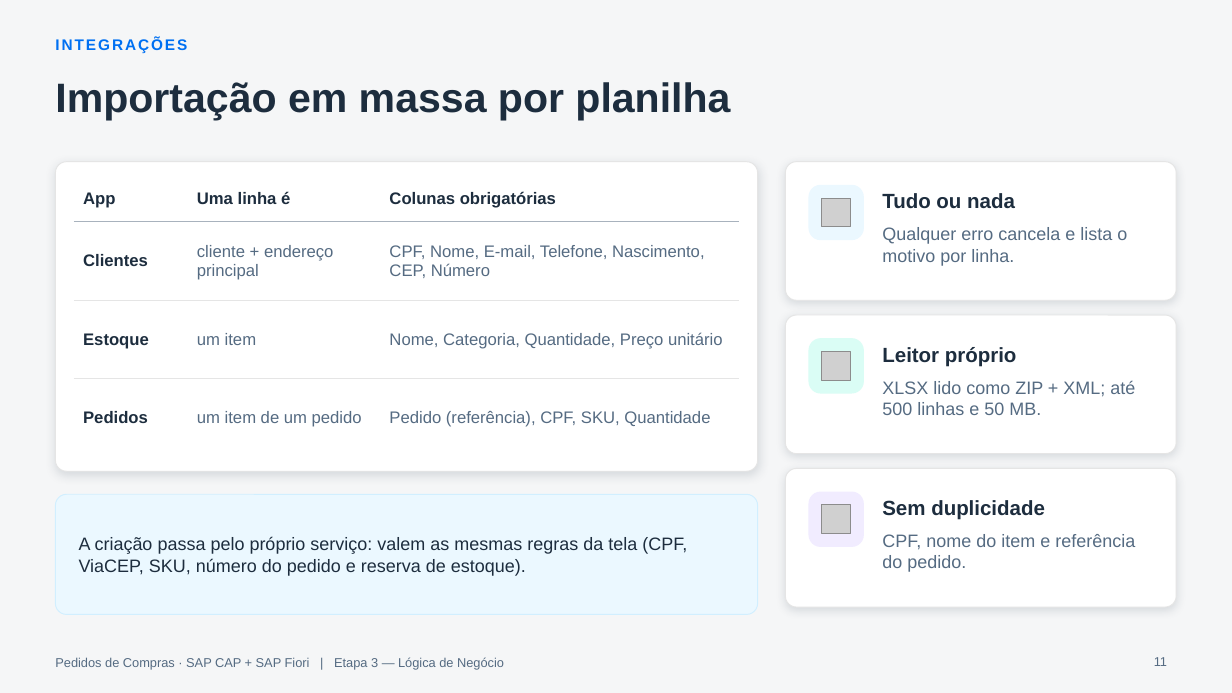
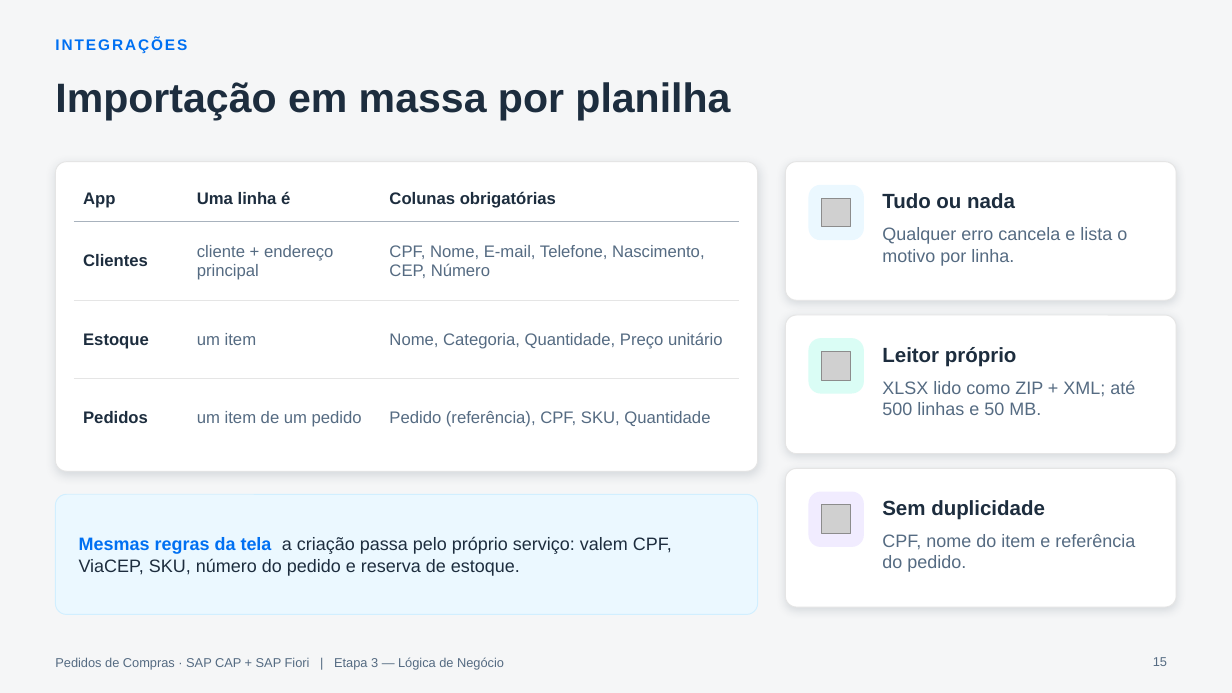
Before and after one commit to AdrianoBispo/sap-cap-nodejs-pedidos-de-compras-app, a slide deck: slide 15 of docs/apresentacoes/03-logica-de-negocio.pptx (slide 11 before the commit). Drawn at 1232x693 pixels with LibreOffice and Linux fonts; fonts in the diff are those of the drawing; grey boxes stand for pictures. Boxes give left, top, right and bottom in pixels: in the first picture for what was removed or moved away, otherwise in the second. Text is boxed around its words. In the diff, an @@ line names an element or a change of style, - is before the commit and + after.

```diff
--- a/docs/apresentacoes/03-logica-de-negocio.pptx
+++ b/docs/apresentacoes/03-logica-de-negocio.pptx
@@ text at box(79, 536, 672, 576): text changed @@
-A criação passa pelo próprio serviço: valem as mesmas regras da tela (CPF, ViaCEP, SKU, número do pedido e reserva de estoque).
+Mesmas regras da tela a criação passa pelo próprio serviço: valem CPF, ViaCEP, SKU, número do pedido e reserva de estoque.
@@ page number at box(1153, 657, 1167, 666): text changed @@
-11
+15
```
Also in this commit, not shown: 2 other slides changed, 6 slides added, 10 other files.
